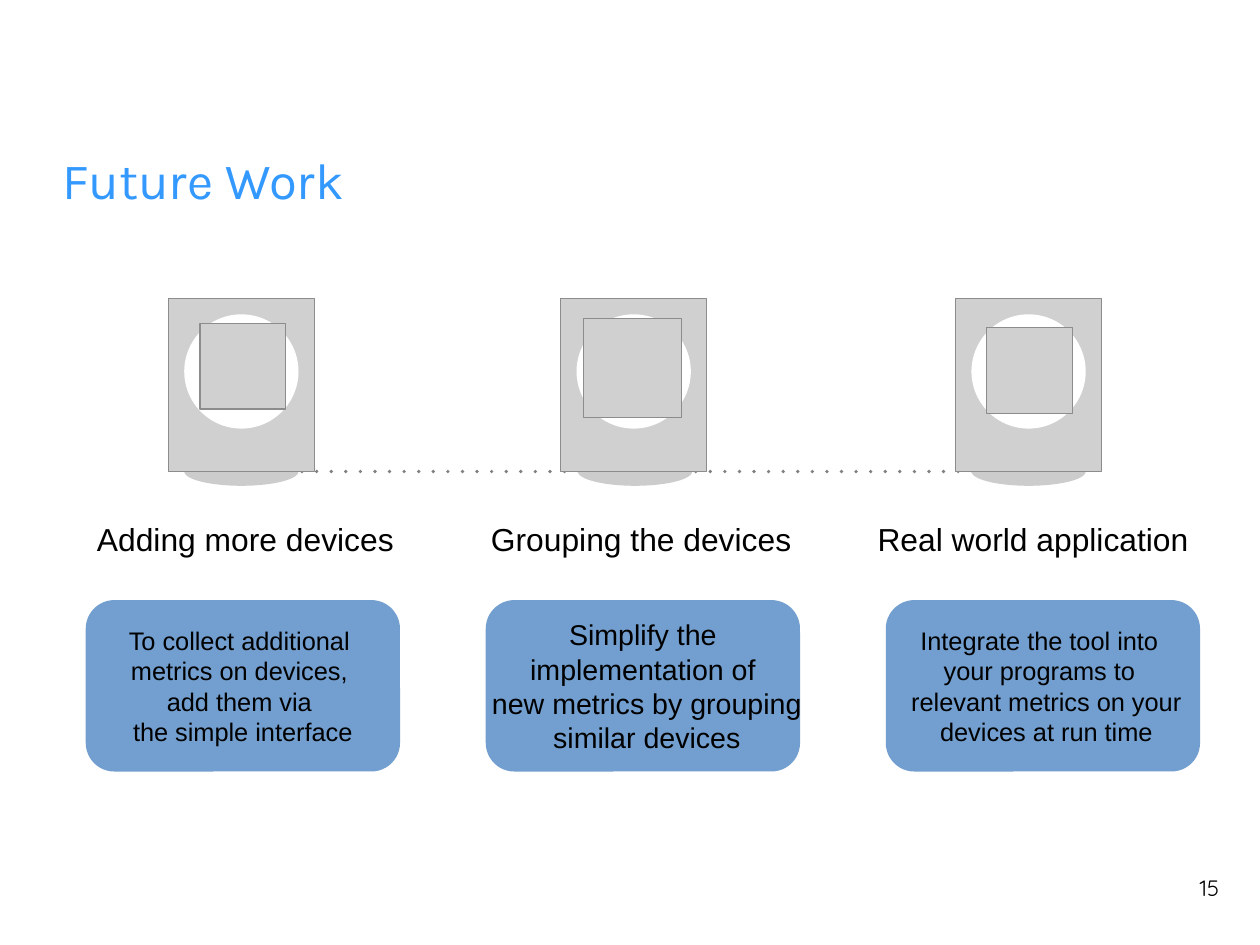
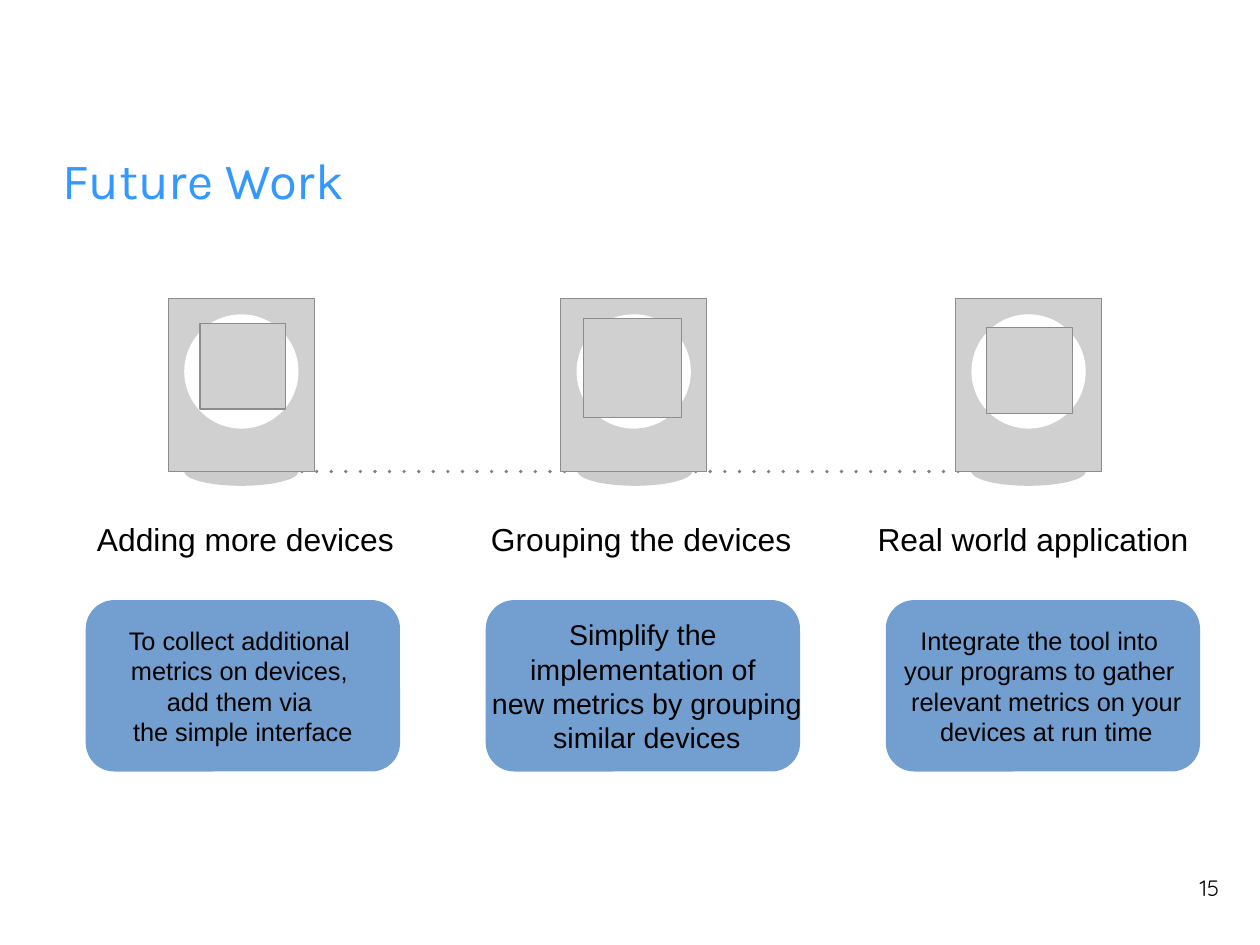
Before and after one commit to fhilprec/HardwareMonitoring, a slide deck: slide 15 of ProjectPresentation.odp. Drawn at 1260x945 pixels with LibreOffice and Linux fonts; fonts in the diff are those of the drawing; grey boxes stand for pictures; background and template pictures are left out. Boxes give left, top, right and bottom in pixels: in the first picture for what was removed or moved away, otherwise in the second. Text is boxed around its words. In the diff, an @@ line names an element or a change of style, - is before the commit and + after.

Commit message:
Updated Presentation

```diff
--- a/ProjectPresentation.odp
+++ b/ProjectPresentation.odp
@@ text in rounded rectangle at (904,631,1181,742): text changed @@
-Integrate the tool into
-your programs to
-relevant metrics on your
-devices at run time
+Integrate the tool into
+your programs to gather
+relevant metrics on your
+devices at run time
```
Also in this commit, not shown: 2 other slides changed, 2 other files.
